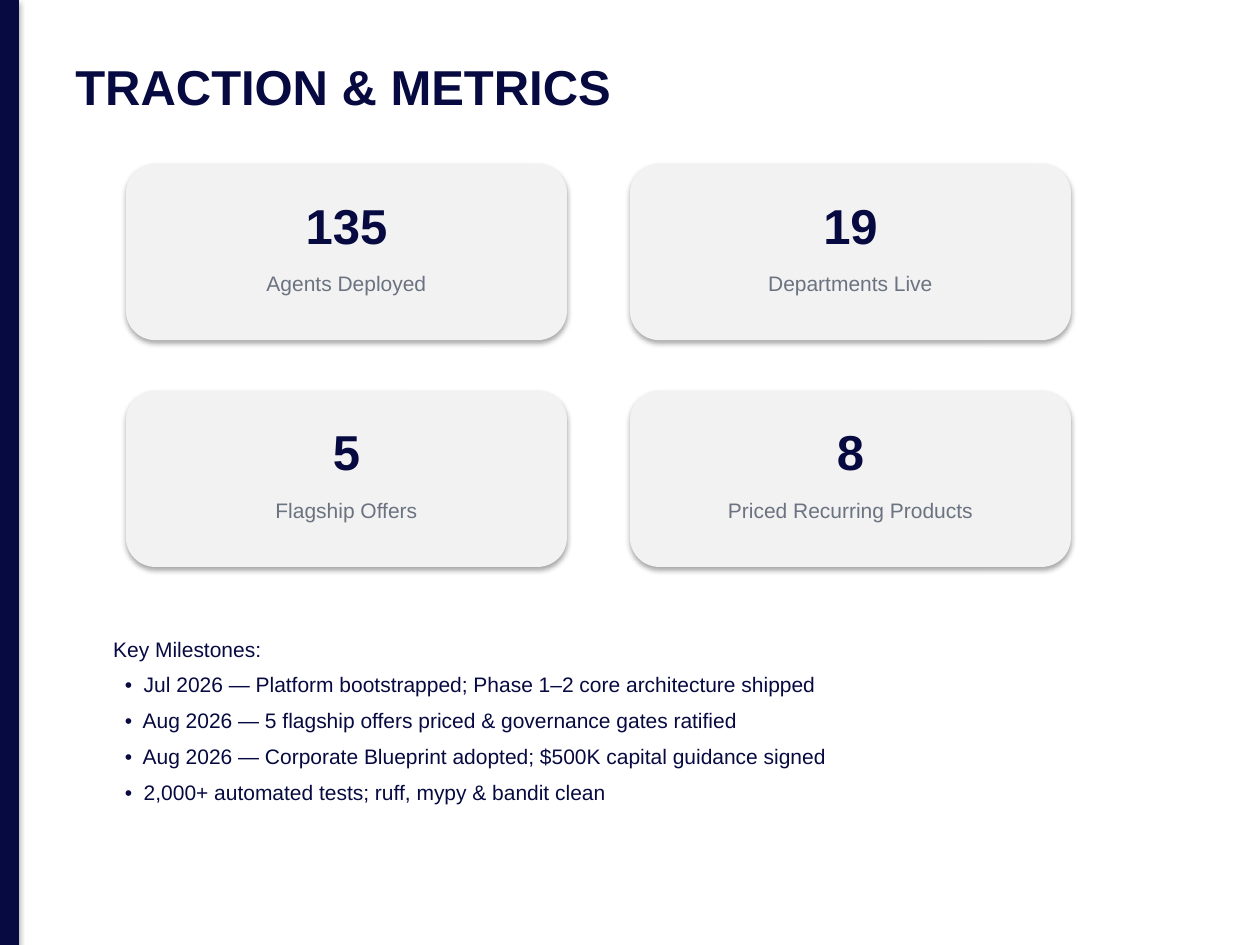
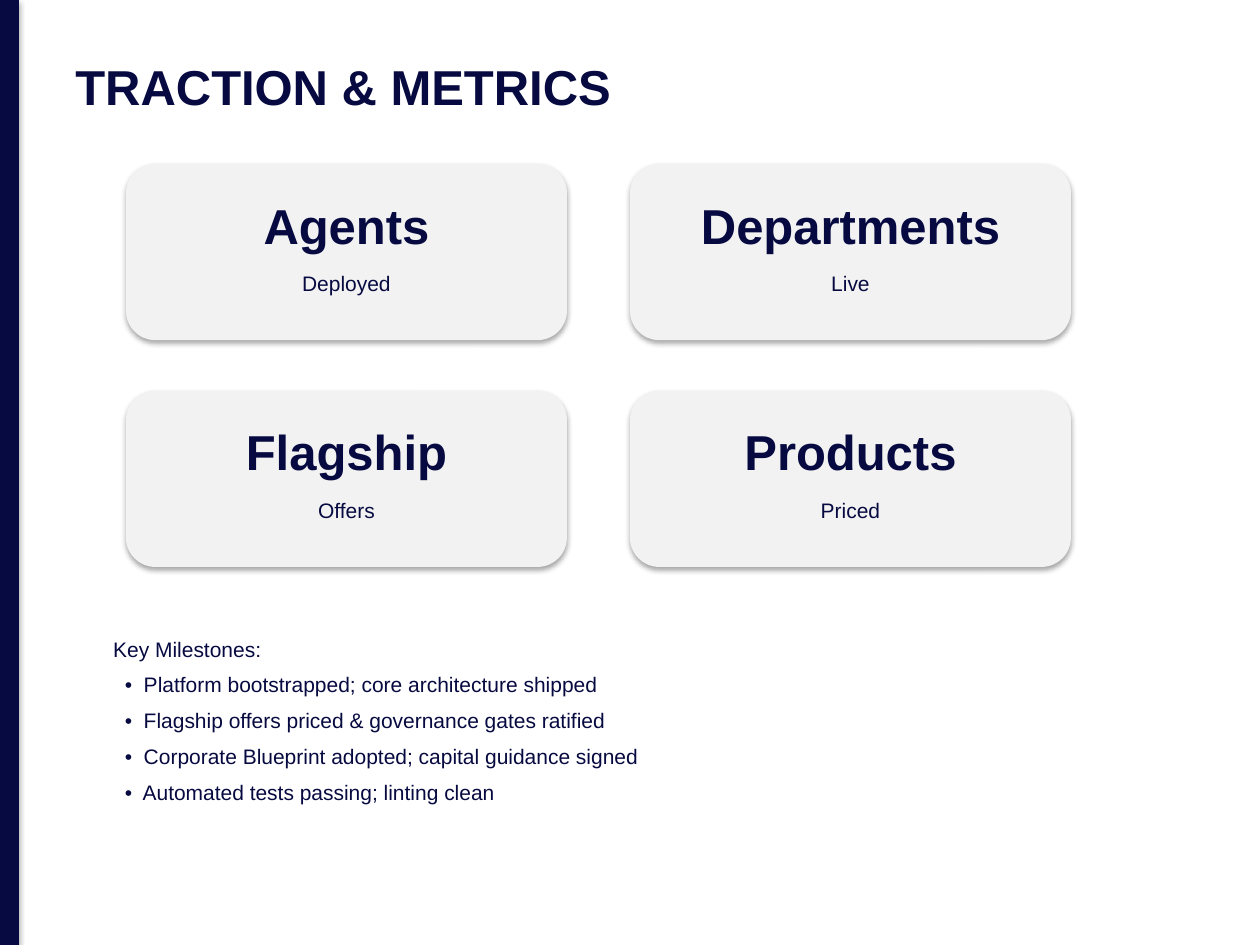
Before and after one commit to jmlusu/light-speed-holdings, a slide deck: slide 8 of static/brand/templates/pitch-deck.pptx. Drawn at 1260x945 pixels with LibreOffice and Linux fonts; fonts in the diff are those of the drawing. Boxes give left, top, right and bottom in pixels: in the first picture for what was removed or moved away, otherwise in the second. Text is boxed around its words. In the diff, an @@ line names an element or a change of style, - is before the commit and + after.

```diff
--- a/static/brand/templates/pitch-deck.pptx
+++ b/static/brand/templates/pitch-deck.pptx
@@ text at <box>264,210,430,254</box>: text changed @@
-135
+Agents
@@ text at <box>701,210,1000,254</box>: text changed @@
-19
+Departments
@@ text at <box>302,275,391,296</box>: text changed; text colour #6B7280 to #070A40 @@
-Agents Deployed
+Deployed
@@ text at <box>831,275,869,292</box>: text changed; text colour #6B7280 to #070A40 @@
-Departments Live
+Live
@@ text at <box>246,434,447,481</box>: text changed @@
-5
+Flagship
@@ text at <box>744,434,956,471</box>: text changed @@
-8
+Products
@@ text at <box>318,503,375,519</box>: text changed; text colour #6B7280 to #070A40 @@
-Flagship Offers
+Offers
@@ text at <box>821,502,880,519</box>: text changed; text colour #6B7280 to #070A40 @@
-Priced Recurring Products
+Priced
@@ text at <box>143,676,638,804</box>: text changed @@
-• Jul 2026 — Platform bootstrapped; Phase 1–2 core architecture shipped
-• Aug 2026 — 5 flagship offers priced & governance gates ratified
-• Aug 2026 — Corporate Blueprint adopted; $500K capital guidance signed
-• 2,000+ automated tests; ruff, mypy & bandit clean
+• Platform bootstrapped; core architecture shipped
+• Flagship offers priced & governance gates ratified
+• Corporate Blueprint adopted; capital guidance signed
+• Automated tests passing; linting clean
```
Also in this commit, not shown: 9 other slides changed, 2 other files.
